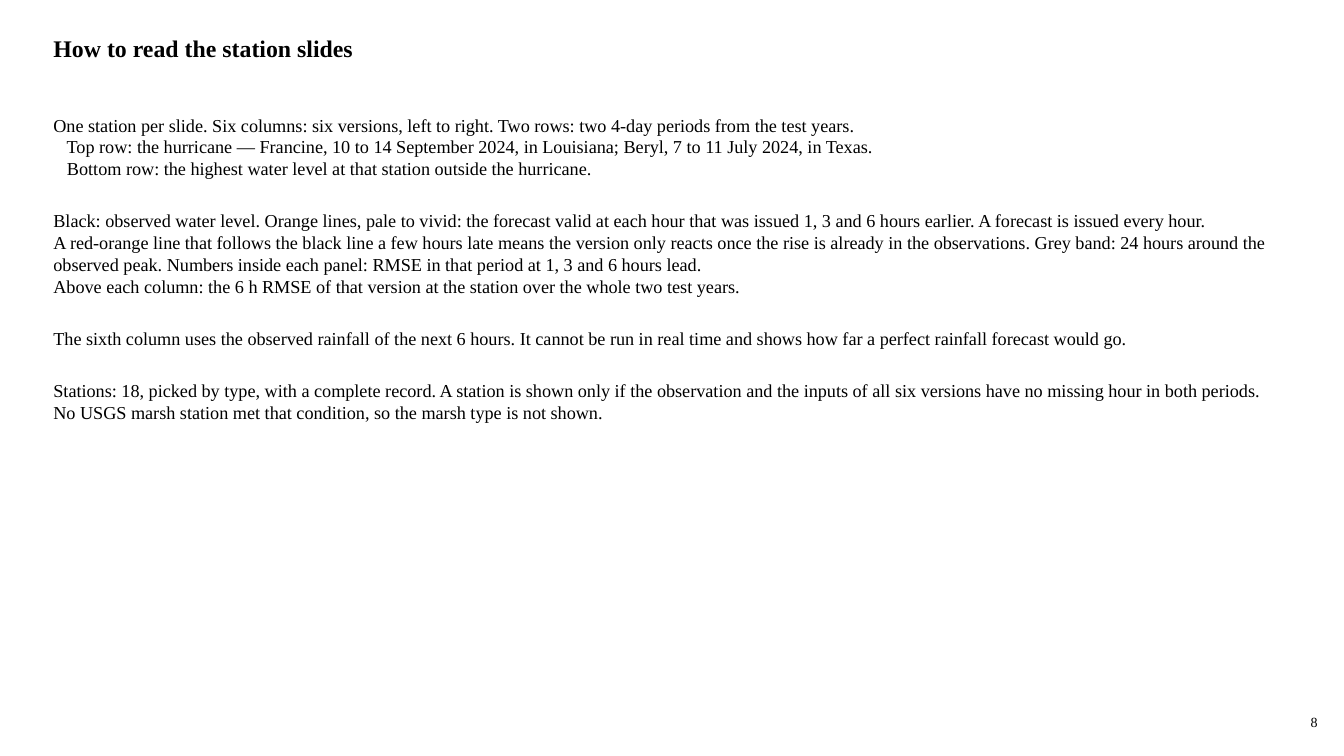
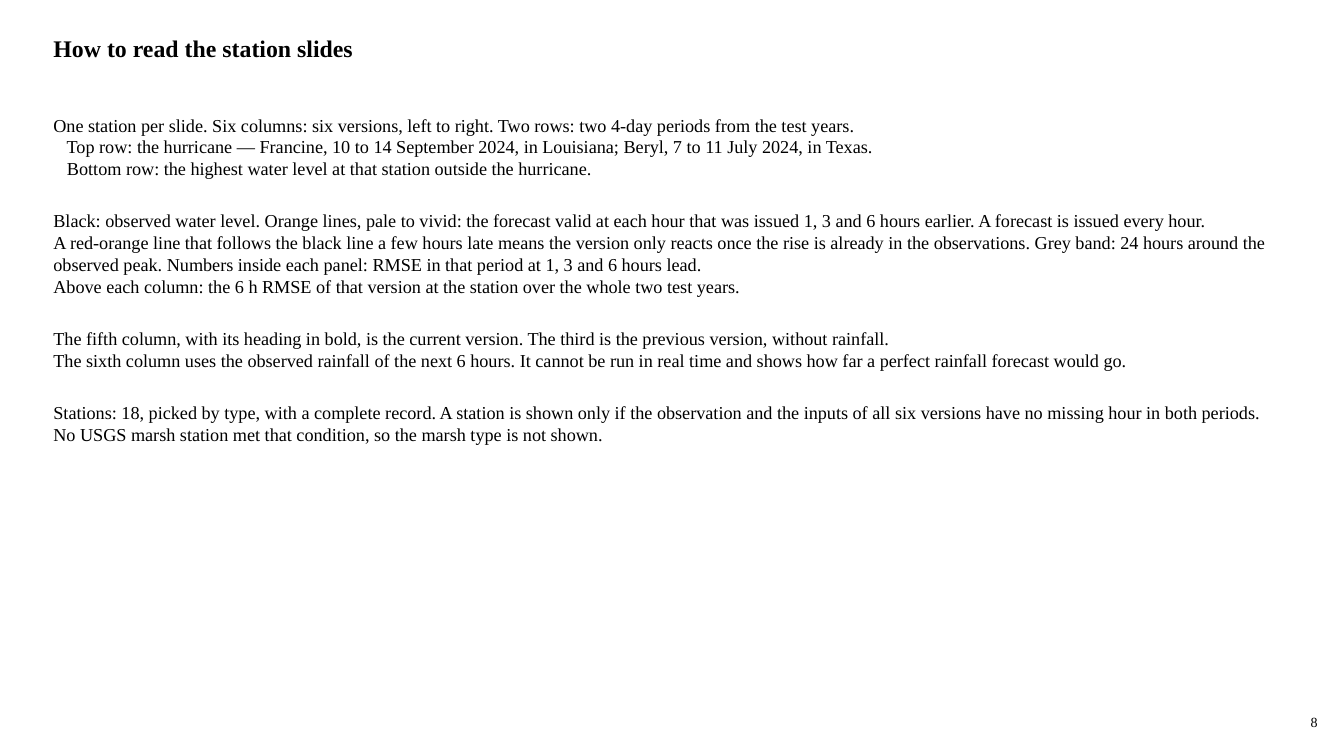
Before and after one commit to LaurenW1997/subdomainLSTM, a slide deck: slide 8 of deliverables/17_versions/version_comparison.pptx. Drawn at 1344x756 pixels with LibreOffice and Linux fonts; fonts in the diff are those of the drawing. Boxes give left, top, right and bottom in pixels: in the first picture for what was removed or moved away, otherwise in the second. Text is boxed around its words. In the diff, an @@ line names an element or a change of style, - is before the commit and + after.

```diff
--- a/deliverables/17_versions/version_comparison.pptx
+++ b/deliverables/17_versions/version_comparison.pptx
@@ text at [53,332,889,349]: paragraph added @@
+The fifth column, with its heading in bold, is the current version. The third is the previous version, without rainfall.
```
Also in this commit, not shown: 9 other slides changed, 1 slide added, 33 other files.
